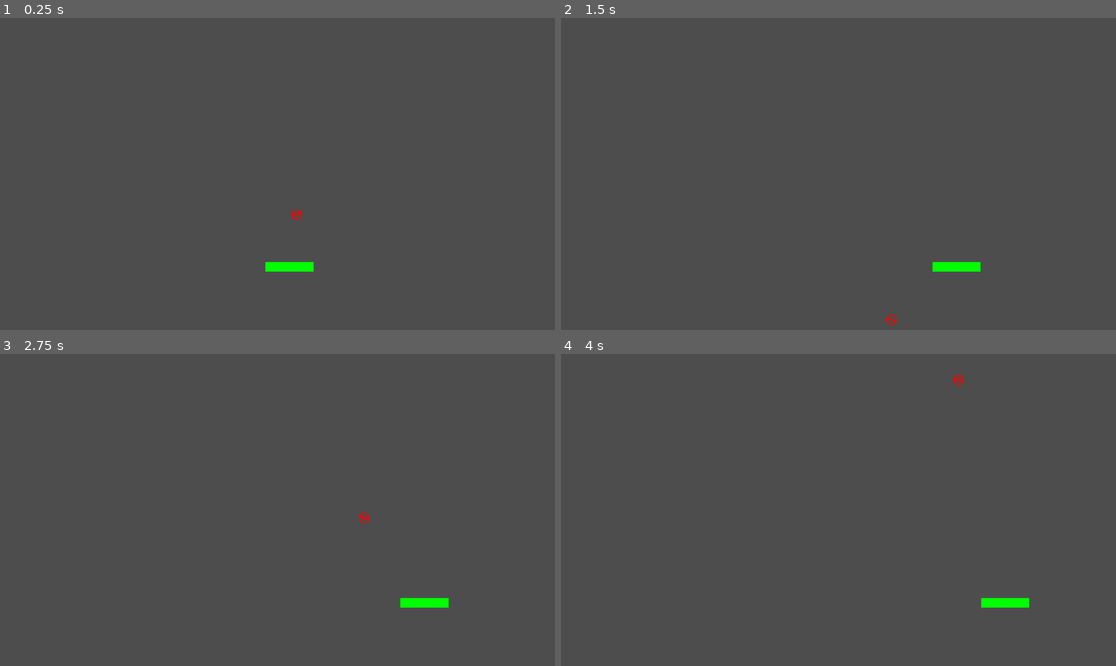
Above: before the commit, frames 1-4 (two rows, left to right).
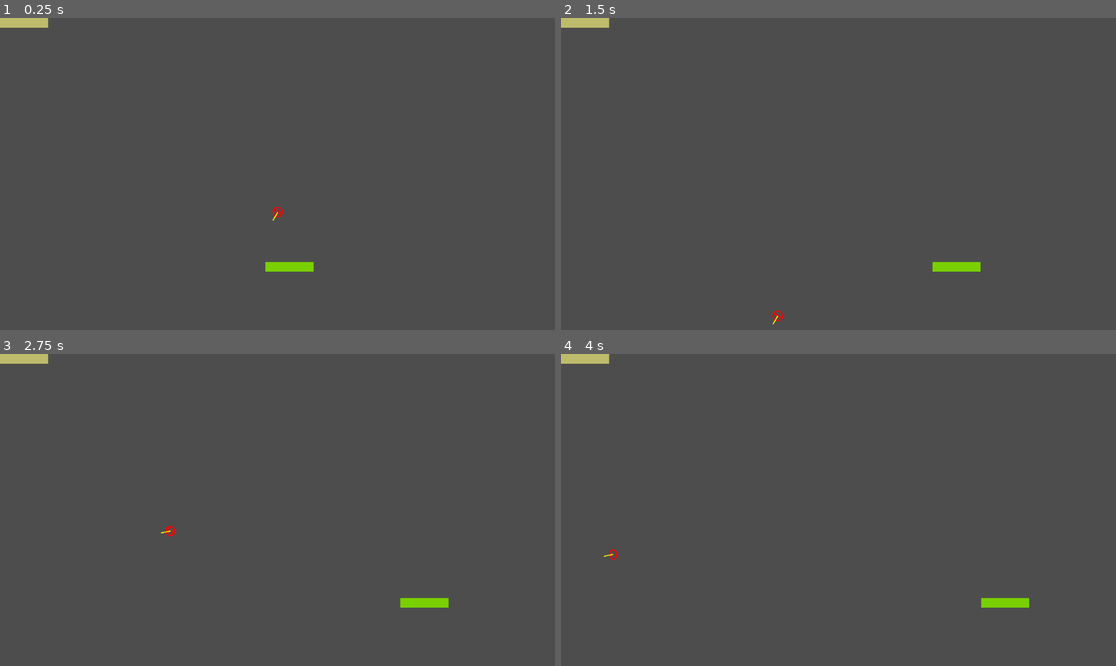
Above: after the commit, the same moments.

Repository: varugasu/pong
Game: Godot game, scene res://scenes/game.tscn
Same seed, same stepped clock (60 frames per second), same inputs: the game is played once before the commit and once after it.
Inputs:
- Up to frame 1 (0.25 s): no input
- Up to frame 2 (1.5 s): tap Enter at 0.5 s; hold D (move_right) 0.53-1.28 s; hold A (move_left) from 1.28 s (still down)
- Up to frame 3 (2.75 s): release A (move_left) at 2.03 s; hold D (move_right) from 2.03 s (still down)
- Up to frame 4 (4 s): release D (move_right) at 3.53 s; hold A (move_left) from 3.53 s (still down)

The runs differ from the first frame. In frame 1, 0.6% of the frame differs, in the area x 0-57%, y 0-82%; in frame 2, 0.6%; in frame 3, 0.6%, in the area x 0-81%, y 0-82%; in frame 4, 0.6%.

Commit message:
feat: detect goal

Diff:
--- a/project.godot
+++ b/project.godot
@@ -14,6 +14,10 @@
 run/main_scene="uid://dtchwqlmtjm83"
 config/features=PackedStringArray("4.5", "Forward Plus")
 config/icon="res://icon.svg"
+
+[autoload]
+
+GameManager="*res://scenes/game_manager.tscn"
 
 [dotnet]
 
--- a/scenes/game.tscn
+++ b/scenes/game.tscn
@@ -1,12 +1,14 @@
-[gd_scene load_steps=3 format=3 uid="uid://dtchwqlmtjm83"]
+[gd_scene load_steps=4 format=3 uid="uid://dtchwqlmtjm83"]
 
 [ext_resource type="PackedScene" uid="uid://b0nv0qmpemoof" path="res://scenes/player.tscn" id="1_uwrxv"]
 [ext_resource type="PackedScene" uid="uid://dhabs3fxf4gxp" path="res://scenes/ball.tscn" id="2_yqjtg"]
+[ext_resource type="Script" uid="uid://ccjv6tvm1mjof" path="res://scripts/paddle.gd" id="3_lnu2h"]
 
 [node name="Node2D" type="Node2D"]
 
 [node name="Player" parent="." instance=ExtResource("1_uwrxv")]
 position = Vector2(551, 507)
+color = Color(0.47278643, 0.81563526, 0, 1)
 
 [node name="Ball" parent="." instance=ExtResource("2_yqjtg")]
 position = Vector2(602, 360)
@@ -14,3 +16,10 @@
 velocity = Vector2(500, 3000)
 bouncing_speed_multiplier = 1.2
 max_speed = 3000.0
+debug_mode = true
+
+[node name="Enemy" type="Node2D" parent="."]
+rotation = -0.0002379664
+script = ExtResource("3_lnu2h")
+color = Color(0.7453724, 0.7356707, 0.4232481, 1)
+metadata/_custom_type_script = "uid://ccjv6tvm1mjof"
--- /dev/null
+++ b/scenes/game_manager.tscn
@@ -0,0 +1,6 @@
+[gd_scene load_steps=2 format=3 uid="uid://cj4wr6qe1f1po"]
+
+[ext_resource type="Script" uid="uid://c3tux07ycp7ib" path="res://scripts/game_manager.gd" id="1_hwd4i"]
+
+[node name="GameManager" type="Node"]
+script = ExtResource("1_hwd4i")
--- a/scripts/ball.gd
+++ b/scripts/ball.gd
@@ -1,4 +1,6 @@
 @tool
+
+class_name Ball
 extends Node2D
 
 @export var radius = 10.0
@@ -16,6 +18,13 @@
 var rotation_angle = 0.0
 
 var screen_size = Vector2.ZERO
+
+enum Side {
+	TOP,
+	BOTTOM
+}
+
+signal scored(side: Side)
 
 func _draw() -> void:
 	var velocity_angle = velocity.angle()
@@ -45,18 +54,19 @@
 func _ready() -> void:
 	if Engine.is_editor_hint():
 		return
-
 	screen_size = get_viewport_rect().size
 
-	var angle = 2 * PI * randf()
+func random_launch():
+	var angle = TAU * randf()
 	velocity = Vector2(cos(angle), sin(angle)) * initial_speed
-
 
 func _update_wall_collision() -> void:
 	if position.x - radius <= 0.0 or position.x + radius >= screen_size.x:
 		velocity.x = - velocity.x * randf_range(1, bouncing_speed_multiplier)
-	if position.y - radius <= 0.0 or position.y + radius >= screen_size.y:
-		velocity.y = - velocity.y * randf_range(1, bouncing_speed_multiplier)
+	if position.y - radius <= 0.0:
+		scored.emit(Side.BOTTOM)
+	if position.y + radius >= screen_size.y:
+		scored.emit(Side.TOP)
 
 
 # Called every frame. 'delta' is the elapsed time since the previous frame.
--- /dev/null
+++ b/scripts/game_manager.gd
@@ -0,0 +1,27 @@
+extends Node
+
+@export var score_to_win = 5
+
+var current_scene: Node2D = null
+var ball: Ball = null
+var screen_size = Vector2.ZERO
+
+func _ready() -> void:
+	current_scene = get_tree().root.get_child(-1)
+	ball = current_scene.get_node("Ball")
+	ball.scored.connect(_on_scored)
+	screen_size = get_viewport().get_visible_rect().size
+
+	ball.random_launch()
+
+func _reset_ball() -> void:
+	ball.position = screen_size / 2
+	ball.random_launch()
+
+func _on_scored(side: Ball.Side) -> void:
+	if side == Ball.Side.TOP:
+		print("Bottom player scored!")
+		_reset_ball()
+	elif side == Ball.Side.BOTTOM:
+		print("Top player scored!")
+		_reset_ball()
--- /dev/null
+++ b/scripts/paddle.gd
@@ -0,0 +1,16 @@
+@tool
+class_name Paddle extends Node2D
+
+@export var speed = 400
+@export var width = 100
+@export var height = 20
+@export var color = Color.GREEN
+
+var screen_size = Vector2.ZERO
+
+func _draw() -> void:
+	draw_rect(Rect2(Vector2.ZERO, Vector2(width, height)), color)
+
+# Called when the node enters the scene tree for the first time.
+func _ready() -> void:
+	screen_size = get_viewport_rect().size
--- a/scripts/player.gd
+++ b/scripts/player.gd
@@ -1,23 +1,5 @@
 @tool
-extends Node2D
-
-
-@export
-var speed = 400
-@export
-var width = 100
-@export
-var height = 20
-
-var screen_size = Vector2.ZERO
-
-func _draw() -> void:
-	draw_rect(Rect2(Vector2.ZERO, Vector2(width, height)), Color.GREEN)
-
-# Called when the node enters the scene tree for the first time.
-func _ready() -> void:
-	screen_size = get_viewport_rect().size
-
+extends Paddle
 
 # Called every frame. 'delta' is the elapsed time since the previous frame.
 func _process(delta: float) -> void:
Not shown, added: scripts/game_manager.gd.uid
Not shown, added: scripts/paddle.gd.uid
